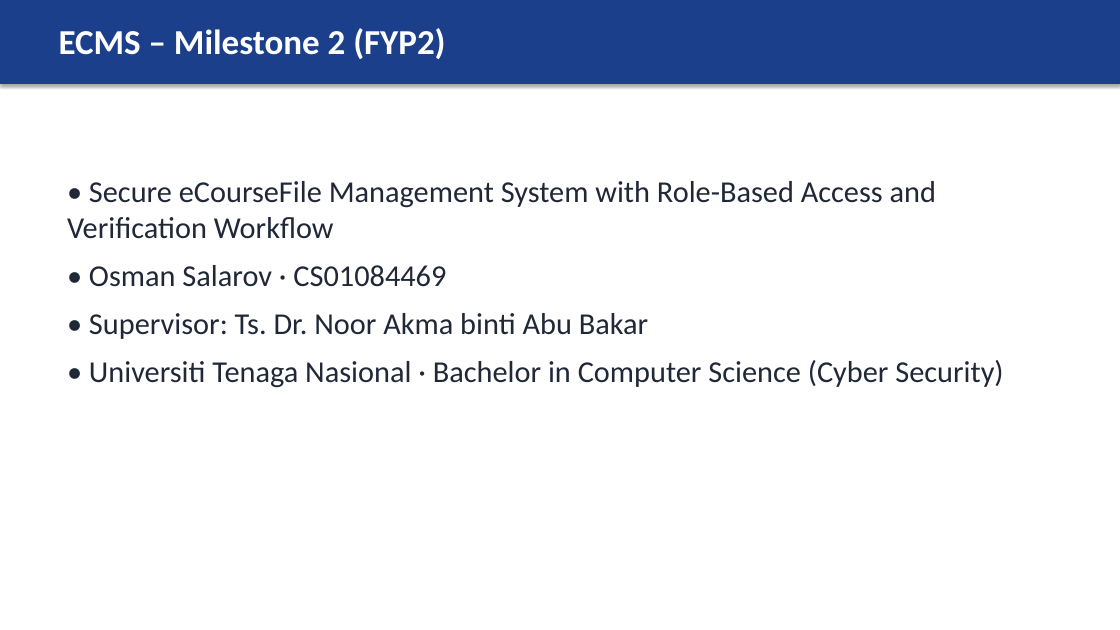
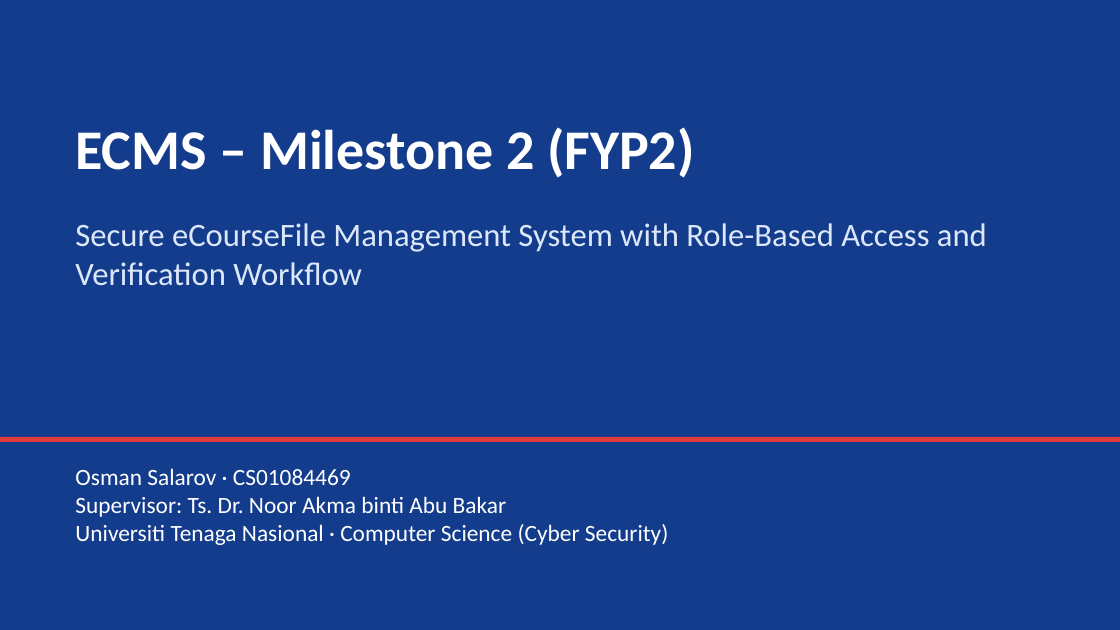
Before and after one commit to osmansalarov/ECMS-FYP2, a slide deck: slide 1 of docs/ECMS_FYP2_M2_Presentation.pptx. Drawn at 1120x630 pixels with LibreOffice and Linux fonts; fonts in the diff are those of the drawing. Boxes give left, top, right and bottom in pixels: in the first picture for what was removed or moved away, otherwise in the second. Text is boxed around its words. In the diff, an @@ line names an element or a change of style, - is before the commit and + after.

```diff
--- a/docs/ECMS_FYP2_M2_Presentation.pptx
+++ b/docs/ECMS_FYP2_M2_Presentation.pptx
@@ rectangle: place and size @@
-rectangle at (0,0,1120,84)
+rectangle at (0,0,1120,630)
@@ rectangle at (0,0,1120,630): fill #1B3F8B to #143C8C; shadow off @@
@@ text "ECMS – Milestone 2 (FYP2)": place and size @@
-text "ECMS – Milestone 2 (FYP2)" at (59,28,445,59)
+text "ECMS – Milestone 2 (FYP2)" at (75,127,695,178)
@@ text "ECMS – Milestone 2 (FYP2)" at (75,127,695,178): size 30 to 48 pt @@
@@ text added at (75,223,987,286), 28 pt, text #DCE8FA @@
+Secure eCourseFile Management System with Role-Based Access and Verification Workflow
@@ rectangle added at (0,437,1120,442), fill #E03A3A @@
@@ text at (75,468,668,545): text changed; size 26 to 20 pt; text colour #202838 to #FFFFFF @@
-• Secure eCourseFile Management System with Role-Based Access and Verification Workflow
-• Osman Salarov · CS01084469
-• Supervisor: Ts. Dr. Noor Akma binti Abu Bakar
-• Universiti Tenaga Nasional · Bachelor in Computer Science (Cyber Security)
+Osman Salarov · CS01084469
+Supervisor: Ts. Dr. Noor Akma binti Abu Bakar
+Universiti Tenaga Nasional · Computer Science (Cyber Security)
```
Also in this commit, not shown: 5 other slides changed, 11 slides added, 9 slides removed, 32 other files.
